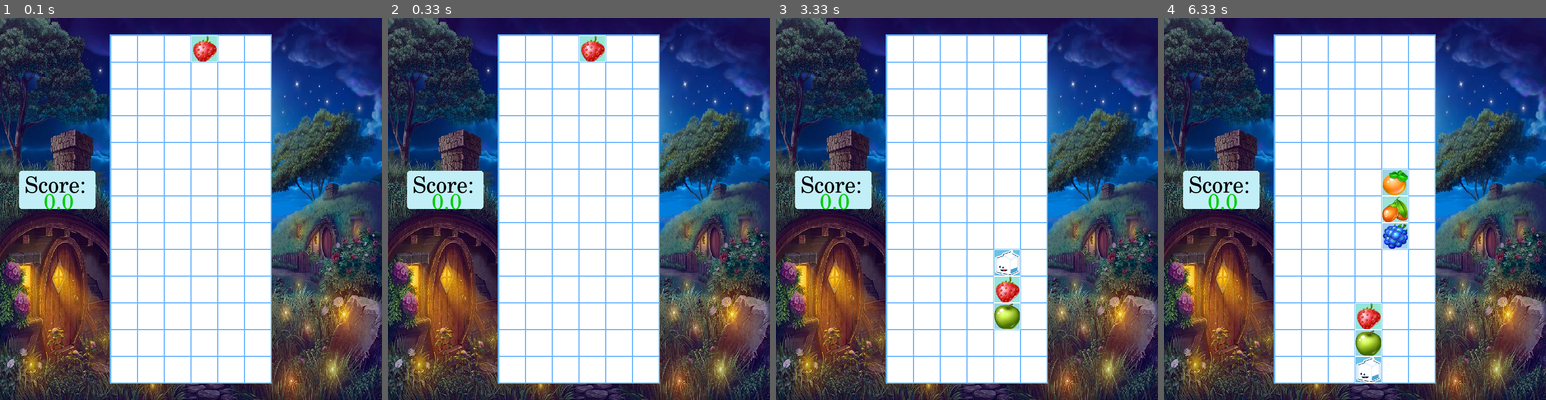
Above: before the commit, frames 1-4 (left to right).
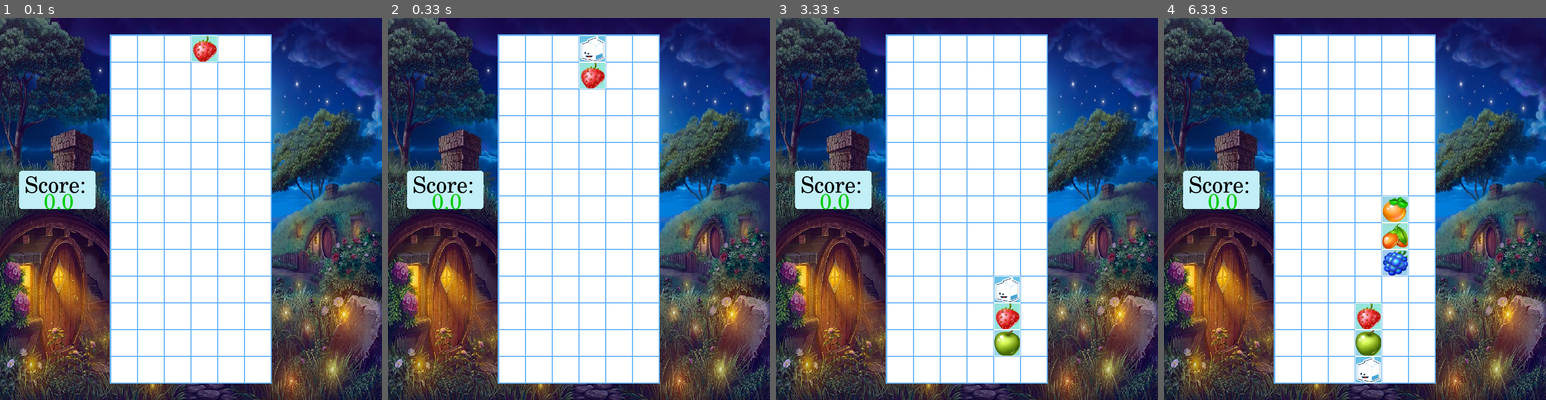
Above: after the commit, the same moments.

Repository: aikakyrgyz/Tile-Matching-Game---PyGame
Game: pygame game, started from game.py
The game is run twice, just before and just after one commit, with the same random seed, the same clock (stepped at 60 frames per second) and the same inputs.
Inputs:
- Up to frame 1 (0.1 s): no input
- Up to frame 2 (0.33 s): no input
- Up to frame 3 (3.33 s): hold Space 0.33-0.8 s; hold Right 0.33-0.8 s; hold Right 0.83-1.3 s; tap Space at 0.9, 1.2, 1.4, 1.7, 1.9, 2.2, 2.47, 2.77, 2.9, 3.2 s; hold Right 1.33-1.8 s; hold Left 1.83-2.37 s; hold Left 2.4-2.8 s; hold Right from 2.83 s (still down)
- Up to frame 4 (6.33 s): release Right at 3.47 s; hold Left 3.5-3.97 s; tap Space at 3.57, 3.87, 4.07, 4.37, 4.57, 4.87, 5.07, 5.37, 5.63, 5.93, 6.07 s; hold Right 4-4.47 s; hold Right 4.5-4.97 s; hold Left 5-5.53 s; hold Left 5.57-5.97 s; hold Right from 6 s (still down)

Frame 1 is identical in both runs. In frame 2, 0.9% of the frame differs, in the area x 50-57%, y 4-19%; in frame 3, 1.5%; in frame 4, 1.8%, in the area x 57-64%, y 39-68%.

Commit message:
sounds added

Diff:
--- a/game.py
+++ b/game.py
@@ -27,41 +27,61 @@
            'MATCH': [pygame.Color(255, 255, 0), pygame.image.load('match.jpeg')],
            ' ': _BACKGROUND_COLOR}
 
-
-
 class ColumnsGame:
     def __init__(self):
+        self._background_image = pygame.image.load('background.jpeg')
         self._running = True
         self._state = game_logic.GameBoard(_ROWS_NUM, _COLUMN_NUM)
         self._state.set_board(True, [])
-        self._background_image = pygame.image.load('background.jpeg')
 
     def run(self) -> None:
         pygame.init()
         self._create_surface((_INITIAL_WIDTH, _INITIAL_HEIGHT))
+        self._initialize_sounds()
         clock = pygame.time.Clock()
         action = 0
         while self._running:
-            clock.tick(33)
+            clock.tick(100)
             self._handle_events()
-            if action%10==0:
-                # user_interface.draw_board(self._state)
+            if action % 30 == 0:
                 self._state.action()
-                self._score = (self._state.get_score() - 3)/2
+                self._set_score()
+                if self._state.get_faller():
+                    if self._state.get_faller().get_status() == game_logic.Faller.landed_status:
+                        self._play_sound('fall')
                 if self._state.get_game_over():
+                    self._end_game()
+                    self._play_sound('game over')
                     self._draw_end_game()
-                    self._end_game()
                 self._add_faller()
                 action = 0
             self._redraw()
-            action+=1
+            action += 1
 
         pygame.quit()
+
+    def _initialize_sounds(self):
+        """
+        Initialized all the sounds needed for the game
+        """
+        self._sound_left_right = pygame.mixer.Sound('move.mp3')
+        self._sound_fall = pygame.mixer.Sound('fall.mp3')
+        self._sound_game_over = pygame.mixer.Sound('game_over.wav')
+
+    def _set_score(self):
+        """
+        Sets the score to the current score
+        """
+        self._score = (self._state.get_score() - 3) / 2
 
     def _end_game(self) -> None:
         self._running = False
 
     def _draw_end_game(self) -> None:
+        """
+        Displays Game Over text
+        Stays still until the close button is clicked
+        """
         pygame.font.init()
         text = pygame.font.SysFont('Century', 65, False, False)
         text_surface = text.render('GAME OVER', True, (255, 51, 51))
@@ -73,27 +93,40 @@
             clock.tick(30)
             for event in pygame.event.get():
                 if event.type == pygame.QUIT:
-                    pygame.quit()
+                    return
                 if event.type == pygame.VIDEORESIZE:
                     self._create_surface(event.size)
 
     def _create_surface(self, dimensions: tuple[int, int]) -> None:
+        """
+        Creates a surface
+        :param dimensions: dimensions of the display
+        :return: None
+        """
         self._surface = pygame.display.set_mode(dimensions, pygame.RESIZABLE)
-        self._jewel_image_scaled = None
 
     def _redraw(self) -> None:
+        """
+        Redraws all of the contents of the display
+        """
         self._draw_background()
         self._draw_board_box()
         self._draw_jewels()
         pygame.display.flip()
 
     def _draw_background(self) -> None:
+        """
+        Draws the background image
+        """
         background_rect = pygame.Rect(0, 0, self._surface.get_width(), self._surface.get_height())
         scaled_image = pygame.transform.scale(self._background_image, (self._surface.get_width(), self._surface.get_height()))
         self._surface.blit(scaled_image, background_rect)
         self._draw_score_box()
 
     def _draw_score_box(self) -> None:
+        """
+        Draws the score box
+        """
         top_left_frac_x = 0.05
         top_left_frac_y = 0.4
         top_left_pixel_x = int(top_left_frac_x * self._surface.get_width())
@@ -111,6 +144,9 @@
         self._surface.blit(text_surface, (width_pixel/2 + 10, top_left_pixel_y + 40))
 
     def _draw_board_box(self):
+        """
+        Draws the game board
+        """
         self._distance_from_top = (1.0 - (_JEWEL_HEIGHT * 13))/2 - 0.002
         self._distance_from_side = (1.0 - (_JEWEL_WIDTH * 6))/2 - 0.002
 
@@ -127,6 +163,10 @@
         pygame.draw.rect(self._surface, _GRID, self._board_box, 2)
 
     def _draw_jewels(self) -> None:
+        """
+        Loops through each jewel, determines the linked color, dimensions, and coordinates
+        and class draw_jewel function
+        """
         for row in range(2, self._state.get_rows()):
             for col in range(self._state.get_columns()):
                 cell = self._state.get_board_cell(row, col)
@@ -148,6 +188,10 @@
                 self._draw_jewel(status, top_left_pixel_x, top_left_pixel_y, color)
 
     def _draw_jewel(self, status, top_left_pixel_x, top_left_pixel_y, color) -> None:
+        """
+        Draws each jewel, color is the image that should be blit on the jewel
+        Draws the grid, by drawing an outline of width 1 on every empty cell
+        """
         width = _JEWEL_WIDTH * self._surface.get_width()
         height = _JEWEL_HEIGHT * self._surface.get_height()
         jewel_rect = pygame.Rect(top_left_pixel_x, top_left_pixel_y, width, height)
@@ -161,15 +205,29 @@
             pygame.draw.rect(self._surface, _BACKGROUND_COLOR, jewel_rect, 1)
 
     def _add_faller(self) -> None:
+        """
+        Add a faller to the board if there is no faller present
+        Faller is strictly created on a column that is not all filled with frozen jewels unless there is no
+        """
         if self._state.get_faller() == None:
                 faller_colors = self._random_colors()
                 faller_column = self._random_column()
                 while self._state.get_board_cell(2, faller_column).get_status() != game_logic.Cell.empty_cell:
                     faller_column = self._random_column()
+                    rows = []
+                    for row in self._state.get_board()[0:3]:
+                        row.append(row)
+                    if ' ' not in rows:
+                        faller_column = self._random_column()
+                        break
                 self._state.add_faller_to_board(faller_column, faller_colors[0],
                                                 faller_colors[1], faller_colors[2])
 
     def _handle_events(self) -> None:
+        """
+        Handles each pygame event
+        Pressing space, right arrow and left arrow triggers a sound
+        """
         for event in pygame.event.get():
             if event.type == pygame.QUIT:
                 self._running = False
@@ -177,24 +235,46 @@
                 self._create_surface(event.size)
             if event.type == pygame.KEYDOWN and event.key == pygame.K_SPACE:
                 self._state.rotate_faller()
+                self._play_sound('move')
             if event.type == pygame.KEYDOWN and event.key == pygame.K_LEFT:
                 self._state.move_left()
+                self._play_sound('move')
             if event.type == pygame.KEYDOWN and event.key == pygame.K_RIGHT:
                 self._state.move_right()
+                self._play_sound('move')
+
+    def _play_sound(self, str):
+        """
+        Plays the sound depending on the action
+        """
+        if str == 'move':
+            self._sound_left_right.play()
+        elif str == 'fall':
+            self._sound_fall.play()
+        elif str == 'game over':
+            self._sound_game_over.play()
 
     def _assign_image(self, jewel_rect, width, height, color) -> None:
+        """
+        Assigns an image to each jewel depending on the letter-color
+        """
         scaled_image = pygame.transform.scale(color, (width, height))
         self._surface.blit(scaled_image, jewel_rect)
 
     def _random_colors(self) -> list:
+        """
+        Generates three random colors for each jewel of a faller
+        """
         faller_colors = []
         for jewel in range(_FALLER):
             faller_colors.append(random.choice(LETTER_COLORS))
         return faller_colors
 
     def _random_column(self) -> int:
+        """
+        Generates a random integer between 0 and 5 for a faller column
+        """
         return random.randint(0, _COLUMN_NUM-1)
-
 
 
 if __name__ == '__main__':
--- a/game_logic.py
+++ b/game_logic.py
@@ -195,7 +195,6 @@
                         self._board[row][col].set_status(non_empty_cell_above.get_status())
                         self._board[row - 1][col].set_value(SPACE)
                         self._board[row - 1][col].set_status(Cell.empty_cell)
-
 
     def _check_above_rows_unmatched(self) -> bool:
         '''
@@ -248,6 +247,9 @@
                 self._find_match()
             elif self._faller.get_status() == Faller.falling_status:
                 self._keep_falling()
+        self._matching_cells_present = False
+
+
     def add_faller_to_board(self, column, top, middle, bottom) -> None:
         '''
         Adds the faller to the board with the specified color in contents
@@ -511,7 +513,7 @@
                                 jewel_row = jewel.get_row()
                                 jewel_col = jewel.get_column()
                                 self._board[jewel_row][jewel_col].set_status(Cell.match)
-                            # self._matching_cells_present = True
+                            self._matching_cells_present = True
                         # else:
                         #     self._matching_cells_present = False
                     match_jewels = []
@@ -589,7 +591,7 @@
         for row in range(self._rows):
             for col in range(self._columns):
                 if self._board[row][col].get_status() == Cell.match:
-                    # self._matching_cells_present = True
+                    self._matching_cells_present = True
                     self._board[row][col].set_value(SPACE)
                     self._board[row][col].set_status(Cell.empty_cell)
         self.fill_blanks()
Not shown, added: fall.mp3
Not shown, added: game_over.wav
Not shown, added: move.mp3
